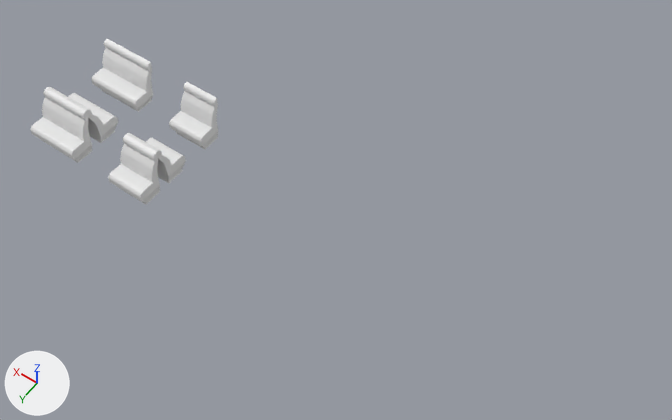
The Blender file seats.blend, before and after one commit.
Before and after are seen from a 50 mm camera at (-12.06, 7.68, 15.49) aimed at (-6.04, -0.74, 2.26). Every picture has the same lights, and +X, +Y and +Z are marked at lower left.

In view in the first picture: 'Narrow Seat', 'Narrow Seat Pair', 'Wide Seat', 'Wide Seat Pair'.
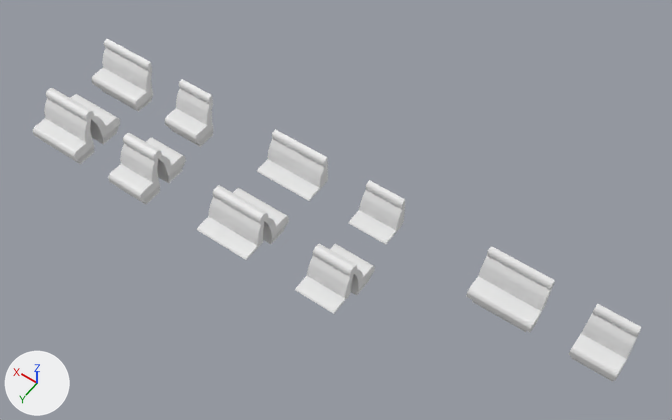
Commit message: Add seat variations to allow for installation around obstructions.

Location of each change, [x1, y1, x2, y2] in pixels of the pictures (672 x 420 px):
'Wide Seat Straigth Back', added
    after: [466, 246, 555, 332]
'Wide Seat Pair', moved
    before: [30, 87, 118, 163]
    after: [33, 88, 120, 164]
'Wide Seat Pair Partial Cut Out', added
    after: [197, 185, 289, 260]
'Narrow Seat Pair Partial Cut Out', added
    after: [295, 244, 375, 314]
'Narrow Seat Straight Back', added
    after: [568, 304, 642, 382]
'Wide Seat Cut Out ', added
    after: [257, 129, 328, 201]
'Narrow Seat', moved
    before: [169, 82, 218, 149]
    after: [164, 79, 213, 147]
'Narrow Seat Cut Out', added
    after: [349, 180, 405, 244]

Edits to the bpy script that builds the scene:
```text
Add me_cube_001_1:
    me_cube_001_1.from_pydata(...)  # 1044 vertices, 1184 faces; spans x -2.0..0.0, y 0.02..1.7, z -2.32..0.22
Add me_cube_004_1:
    me_cube_004_1.from_pydata(...)  # 1937 vertices, 2112 faces; spans x -1.93..2.0, y -0.05..2.29, z -2.32..0.22
Add me_cube_005:
    me_cube_005.from_pydata(...)  # 1943 vertices, 2116 faces; spans x -1.93..2.0, y 0.02..1.7, z -2.32..0.22
Add me_cube_006:
    me_cube_006.from_pydata(...)  # 928 vertices, 962 faces; spans x -1.93..0.0, y 0.03..1.69, z -1.39..0.22
Add me_cube_009:
    me_cube_009.from_pydata(...)  # 935 vertices, 968 faces; spans x -1.94..0.0, y -2.5..-0.02, z -1.39..0.23
Add me_cube_013:
    me_cube_013.from_pydata(...)  # 1045 vertices, 1184 faces; spans x -2.0..0.0, y 0.01..2.51, z -2.32..0.23
Change ob_wide_seat_pair:
    ob_wide_seat_pair.location: (-0.94, 0.31, 2.53) -> (-1.01, 0.31, 2.53)
Change ob_narrow_seat:
    ob_narrow_seat.location: (-2.77, -1.41, 2.53) -> (-2.65, -1.41, 2.53)
Add ob_narrow_seat_straight_back:
    ob_narrow_seat_straight_back = bpy.data.objects.new('Narrow Seat Straight Back', me_cube_001_1)
    ob_narrow_seat_straight_back.location = (-11.6, -1.41, 2.53)
    ob_narrow_seat_straight_back.rotation_euler = (0.0, 0.0, -1.571)  # degrees (0, 0, -90)
    ob_narrow_seat_straight_back.scale = (0.312, 0.5, 0.405)
    _m = ob_narrow_seat_straight_back.modifiers.new('Subsurf', 'SUBSURF')
    _m.levels = 2
Add ob_wide_seat_pair_partial_cut_out:
    ob_wide_seat_pair_partial_cut_out = bpy.data.objects.new('Wide Seat Pair Partial Cut Out', me_cube_004_1)
    ob_wide_seat_pair_partial_cut_out.location = (-5.25, 0.31, 2.53)
    ob_wide_seat_pair_partial_cut_out.rotation_euler = (0.0, 0.0, -1.571)  # degrees (0, 0, -90)
    ob_wide_seat_pair_partial_cut_out.scale = (0.312, 0.5, 0.405)
    _m = ob_wide_seat_pair_partial_cut_out.modifiers.new('Subsurf', 'SUBSURF')
    _m.levels = 2
Add ob_narrow_seat_pair_partial_cut_out:
    ob_narrow_seat_pair_partial_cut_out = bpy.data.objects.new('Narrow Seat Pair Partial Cut Out', me_cube_005)
    ob_narrow_seat_pair_partial_cut_out.location = (-7.2, 0.31, 2.53)
    ob_narrow_seat_pair_partial_cut_out.rotation_euler = (0.0, 0.0, -1.571)  # degrees (0, 0, -90)
    ob_narrow_seat_pair_partial_cut_out.scale = (0.312, 0.5, 0.405)
    _m = ob_narrow_seat_pair_partial_cut_out.modifiers.new('Subsurf', 'SUBSURF')
    _m.levels = 2
Add ob_narrow_seat_cut_out:
    ob_narrow_seat_cut_out = bpy.data.objects.new('Narrow Seat Cut Out', me_cube_006)
    ob_narrow_seat_cut_out.location = (-7.11, -1.41, 2.53)
    ob_narrow_seat_cut_out.rotation_euler = (0.0, 0.0, -1.571)  # degrees (0, 0, -90)
    ob_narrow_seat_cut_out.scale = (0.312, 0.5, 0.405)
    _m = ob_narrow_seat_cut_out.modifiers.new('Subsurf', 'SUBSURF')
    _m.levels = 2
Add ob_wide_seat_cut_out:
    ob_wide_seat_cut_out = bpy.data.objects.new('Wide Seat Cut Out ', me_cube_009)
    ob_wide_seat_cut_out.location = (-4.13, -1.41, 2.53)
    ob_wide_seat_cut_out.rotation_euler = (0.0, 0.0, -1.571)  # degrees (0, 0, -90)
    ob_wide_seat_cut_out.scale = (0.312, 0.5, 0.405)
    _m = ob_wide_seat_cut_out.modifiers.new('Subsurf', 'SUBSURF')
    _m.levels = 2
Add ob_wide_seat_straigth_back:
    ob_wide_seat_straigth_back = bpy.data.objects.new('Wide Seat Straigth Back', me_cube_013)
    ob_wide_seat_straigth_back.location = (-10.04, -1.41, 2.53)
    ob_wide_seat_straigth_back.rotation_euler = (0.0, 0.0, -1.571)  # degrees (0, 0, -90)
    ob_wide_seat_straigth_back.scale = (0.312, 0.5, 0.405)
    _m = ob_wide_seat_straigth_back.modifiers.new('Subsurf', 'SUBSURF')
    _m.levels = 4
    _m.render_levels = 4
```
